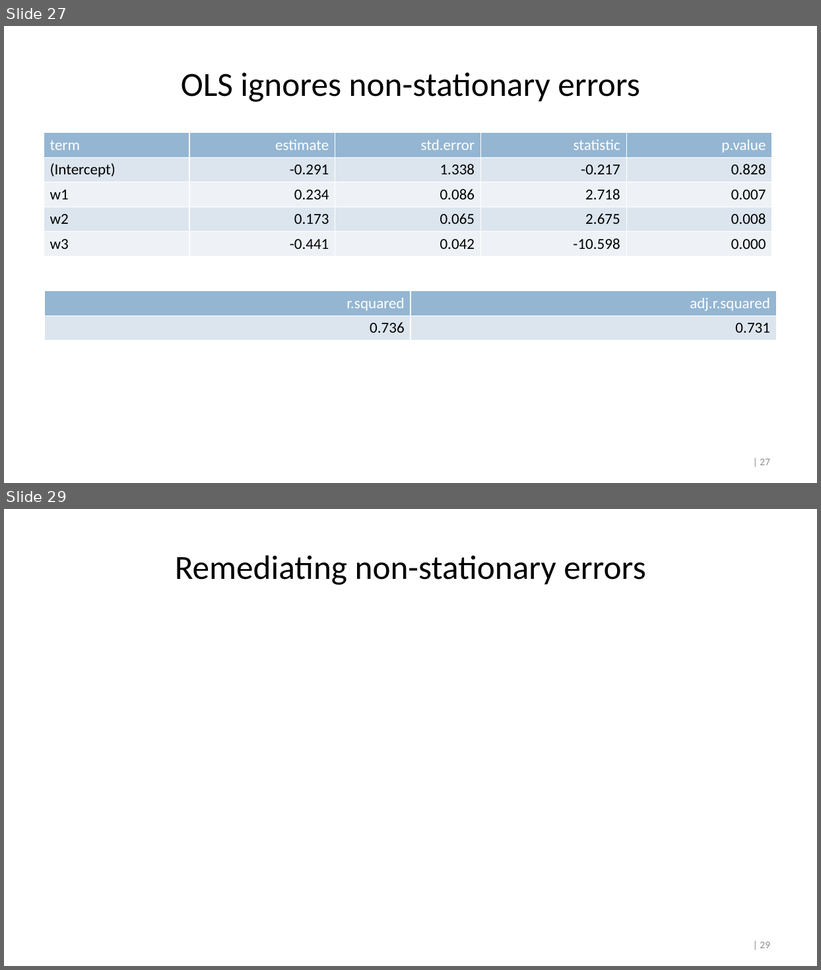
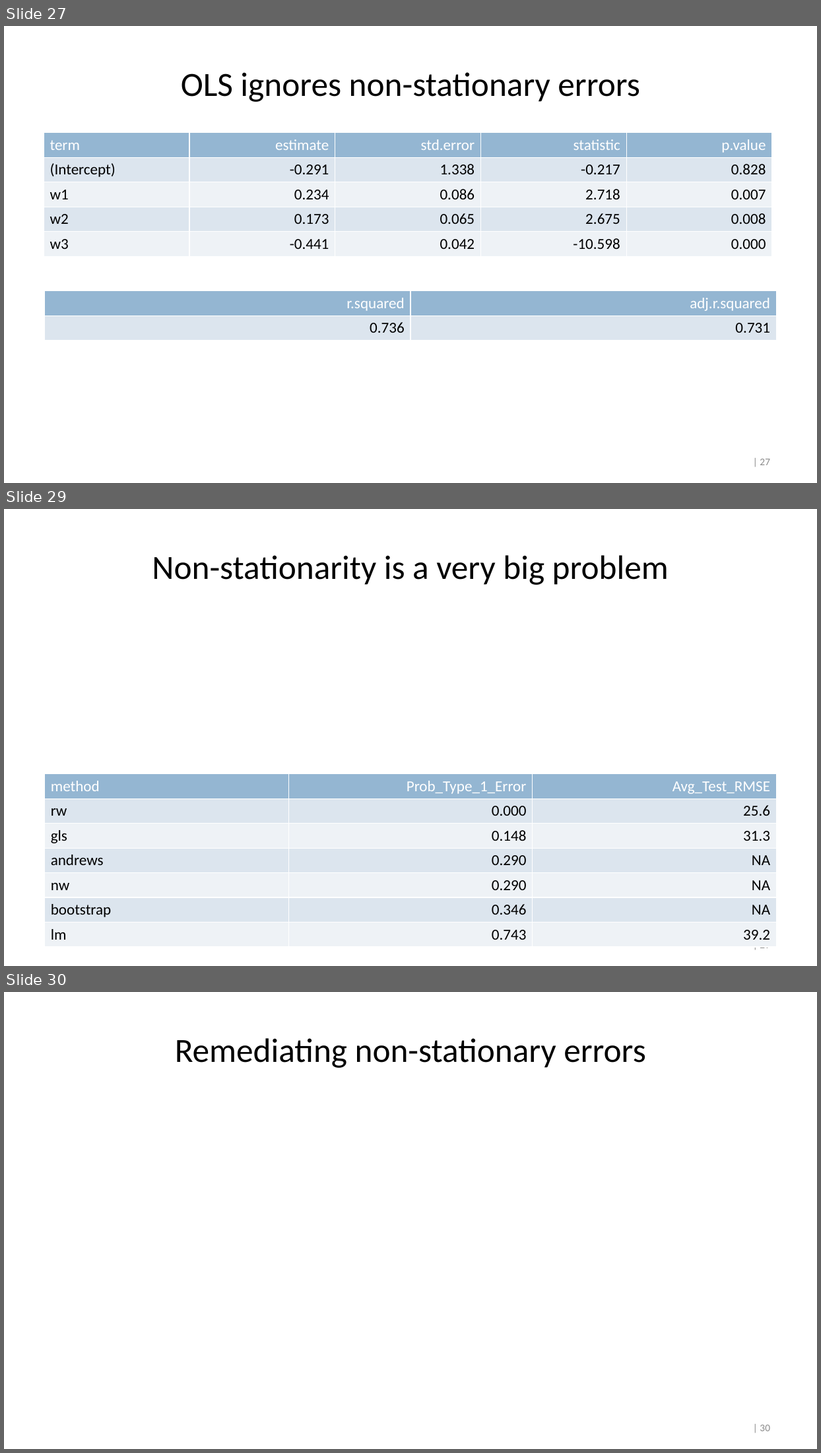
Before and after one commit to crossxwill/Northwestern_MSIA_2022, a slide deck: time_series_regression.pptx. Shown one above the other, each under a label of ours: slides 27 and 29 before the commit, slides 27, 29 and 30 after it; the slides between them are not shown. The pictures are 821x970 and 821x1453 pixels, drawn with LibreOffice and Linux fonts; fonts in the diff are those of the drawing. Boxes give left, top, right and bottom in pixels: in the first picture for what was removed or moved away, otherwise in the second. Text is boxed around its words. In the diff, an @@ line names an element or a change of style, - is before the commit and + after.

Commit message:
add simulation results for non-stationarity.

```diff
--- a/time_series_regression.pptx
+++ b/time_series_regression.pptx
@@ slide 29 added at (4, 509, 817, 966), background #FFFFFF; not listed: 1 template element that a slide beside it also shows @@
@@ title added at (152, 555, 669, 585), 40 pt, text #000000 @@
+Non-stationarity is a very big problem
@@ table added at (45, 774, 777, 943), 7 rows, 3 columns @@
+method | Prob_Type_1_Error | Avg_Test_RMSE
+rw | 0.000 | 25.6
+gls | 0.148 | 31.3
+andrews | 0.290 | NA
+nw | 0.290 | NA
+bootstrap | 0.346 | NA
+lm | 0.743 | 39.2
@@ what was slide 29 is now slide 30 @@
@@ page number at (760, 1425, 770, 1432): text changed @@
-| 29
+| 30
```
Also in this commit, not shown: 2 slides changed, 1 other file.
